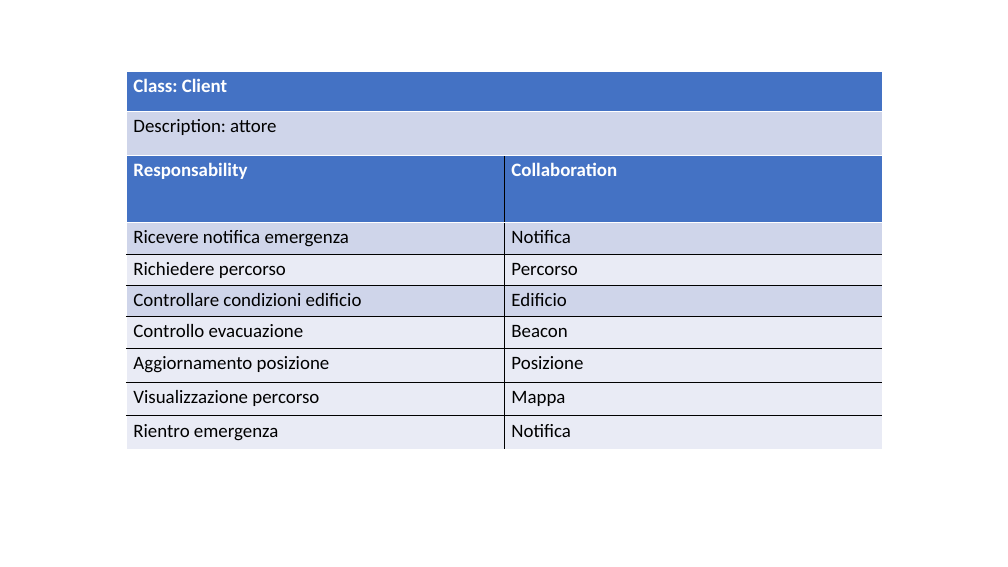
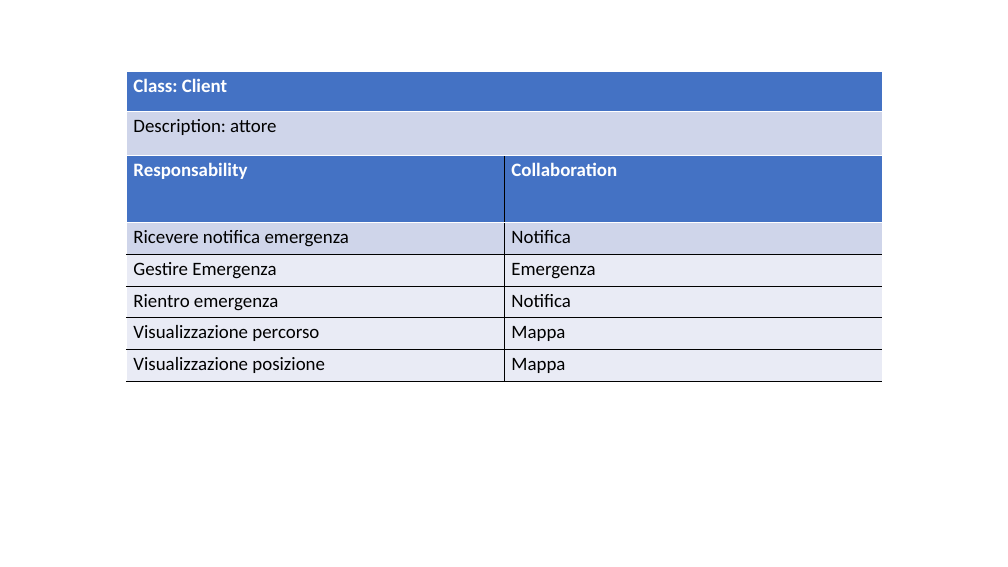
Before and after one commit to ecorradini/ProgettoIDS, a slide deck: slide 1 of AnalisiRequisiti/CRC/UT4/CRC_UT4.ppt. Drawn at 1008x567 pixels with LibreOffice and Linux fonts; fonts in the diff are those of the drawing. Boxes give left, top, right and bottom in pixels: in the first picture for what was removed or moved away, otherwise in the second. Text is boxed around its words. In the diff, an @@ line names an element or a change of style, - is before the commit and + after.

Commit message:
UT4

```diff
--- a/AnalisiRequisiti/CRC/UT4/CRC_UT4.ppt
+++ b/AnalisiRequisiti/CRC/UT4/CRC_UT4.ppt
@@ table at [126,155,882,381] @@
-row 3: Richiedere percorso | Percorso
-row 4: Controllare condizioni edificio | Edificio
-row 5: Controllo evacuazione | Beacon
-row 6: Aggiornamento posizione | Posizione
+row 3: Gestire Emergenza | Emergenza
+row 4: Rientro emergenza | Notifica
-row 6, column 1: Rientro emergenza
+row 6, column 1: Visualizzazione posizione
-row 6, column 2: Notifica
+row 6, column 2: Mappa
```
Also in this commit, not shown: 3 other slides changed, 6 slides added, 8 slides removed.
